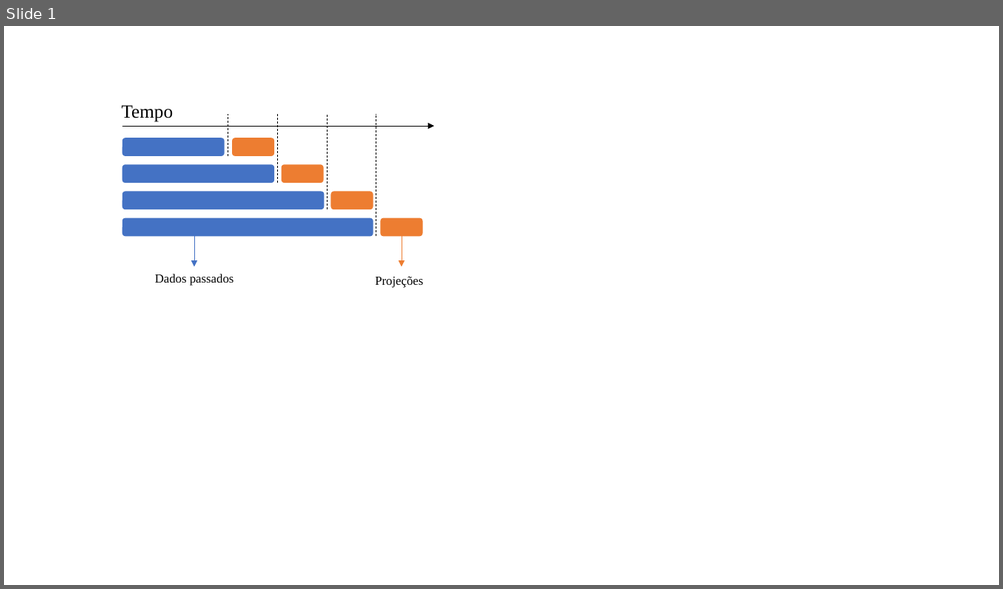
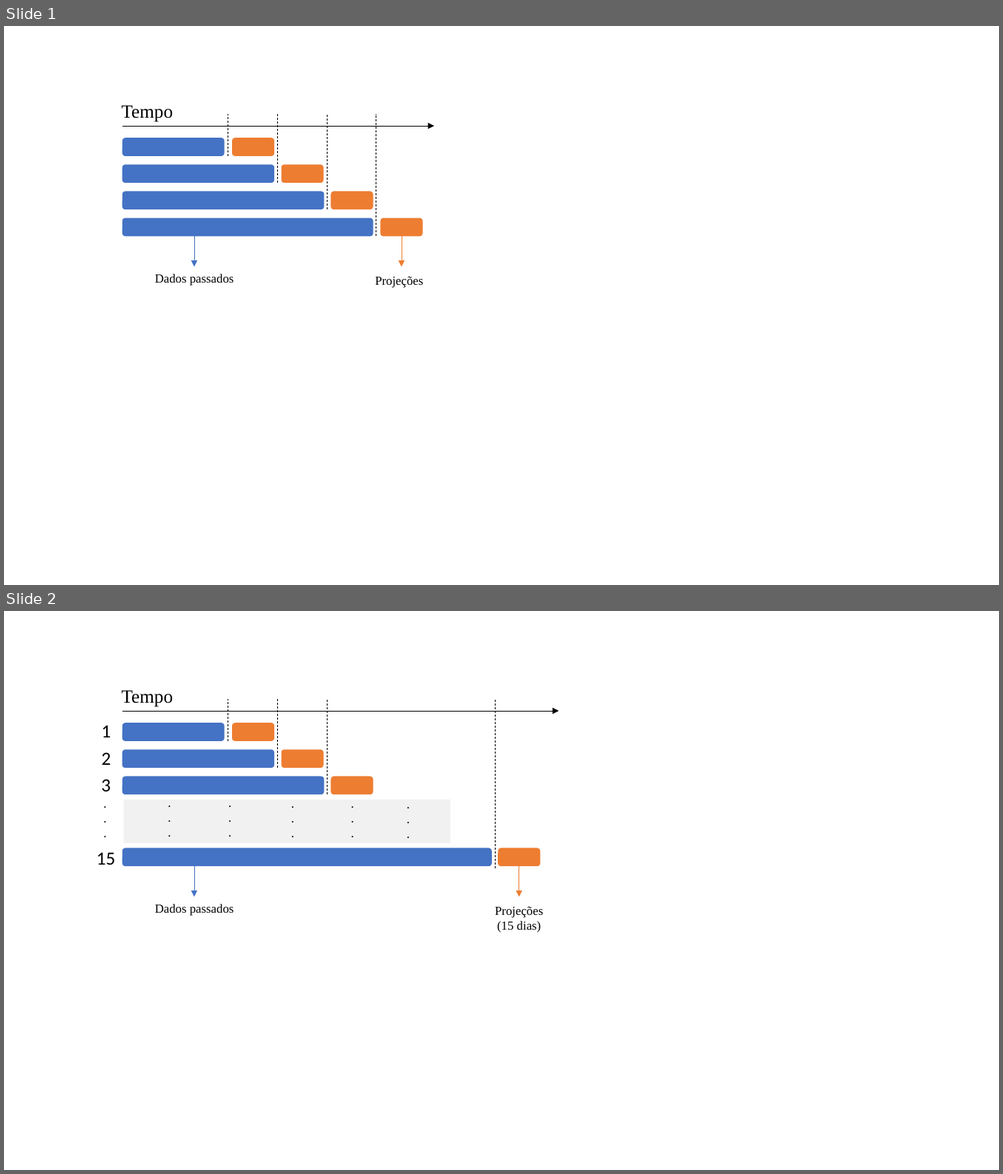
Before and after one commit to matheus-vizzotto/projecao_demanda_eletrica, a slide deck: figs/backtesting.pptx. Shown one above the other, each under a label of ours: slide 1 before the commit, slides 1 and 2 after it. The pictures are 1003x589 and 1003x1174 pixels, drawn with LibreOffice and Linux fonts; fonts in the diff are those of the drawing. Boxes give left, top, right and bottom in pixels: in the first picture for what was removed or moved away, otherwise in the second. Text is boxed around its words. In the diff, an @@ line names an element or a change of style, - is before the commit and + after.

```diff
--- a/figs/backtesting.pptx
+++ b/figs/backtesting.pptx
@@ slide 2 added at [4, 611, 999, 1170], background #FFFFFF @@
@@ text added at [122, 690, 173, 707], 18 pt, text #000000 @@
+Tempo
@@ line added from (227, 741) to (227, 699), #000000 0.5 pt dashed @@
@@ line added from (278, 768) to (278, 699), #000000 0.5 pt dashed @@
@@ line added from (327, 795) to (327, 699), #000000 0.5 pt dashed @@
@@ line added from (495, 869) to (495, 699), #000000 0.5 pt dashed @@
@@ arrow added from (122, 711) to (558, 711), #000000 0.5 pt @@
@@ text added at [102, 725, 111, 738], 18 pt, text #000000 @@
+1
@@ rounded rectangle added at [122, 723, 224, 741], fill #4472C4 @@
@@ rounded rectangle added at [233, 723, 275, 741], fill #ED7D31 @@
@@ text added at [102, 752, 111, 765], 18 pt, text #000000 @@
+2
@@ rounded rectangle added at [122, 750, 274, 769], fill #4472C4 @@
@@ rounded rectangle added at [282, 750, 324, 769], fill #ED7D31 @@
@@ text added at [101, 779, 111, 792], 18 pt, text #000000 @@
+3
@@ rounded rectangle added at [122, 777, 324, 795], fill #4472C4 @@
@@ rounded rectangle added at [331, 777, 373, 795], fill #ED7D31 @@
@@ text added at [96, 792, 116, 845], 12 pt, text #000000 @@
+.
+.
+.
@@ rectangle added at [123, 800, 450, 844], fill #D9D9D9 at 36% opacity @@
@@ text added at [161, 792, 180, 845], 12 pt, text #000000 @@
+.
+.
+.
@@ text added at [221, 792, 241, 845], 12 pt, text #000000 @@
+.
+.
+.
@@ text added at [284, 792, 303, 846], 12 pt, text #000000 @@
+.
+.
+.
@@ text added at [344, 792, 363, 846], 12 pt, text #000000 @@
+.
+.
+.
@@ text added at [399, 792, 419, 846], 12 pt, text #000000 @@
+.
+.
+.
@@ text added at [96, 852, 116, 865], 18 pt, text #000000 @@
+15
@@ rounded rectangle added at [122, 849, 491, 867], fill #4472C4 @@
@@ rounded rectangle added at [498, 849, 540, 867], fill #ED7D31 @@
@@ arrow added from (194, 857) to (194, 897), #4472C4 0.5 pt @@
@@ arrow added from (519, 857) to (519, 897), #ED7D31 0.5 pt @@
@@ text added at [155, 904, 234, 916], 12 pt, text #000000 @@
+Dados passados
@@ text added at [495, 906, 543, 933], 12 pt, text #000000 @@
+Projeções (15 dias)
```
Also in this commit, not shown: 12 other files.
